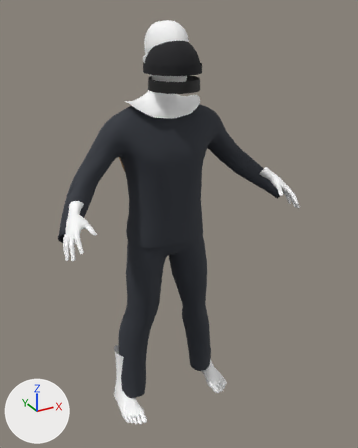
The Blender file Blender/source/thief.blend, before and after one commit.
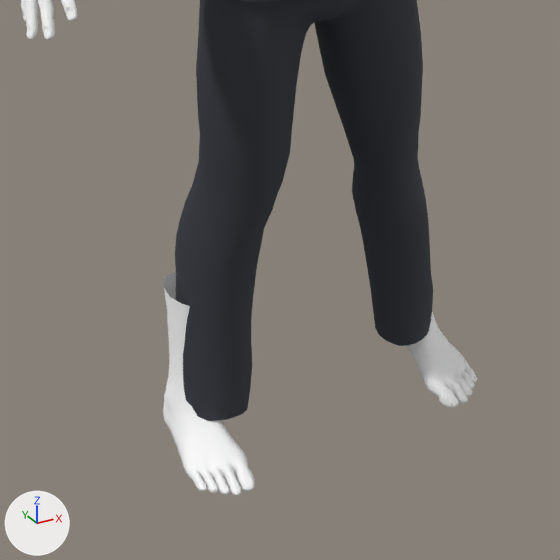
Each version appears first whole from a camera (50 mm lens) standing at (-0.87, -1.728, 1.713) and looking at (0.075, -0.009, 0.853), and next in a close-up on the part from 16% to 72% of the width and 55% to 100% of the height. The lights are fixed; the arrows at lower left show +X, +Y and +Z. The last two pictures show the newer version.

The scene before the commit, as lines of its bpy script (objects in view):
```python
ob_thief = bpy.data.objects.new('Thief', me_thief)
ob_thief.location = (0.0, 0.0, 0.0)
ob_thiefclothes = bpy.data.objects.new('ThiefClothes', me_male_casualsuit02)
ob_thiefclothes.location = (0.0, 0.0, 0.0)
```
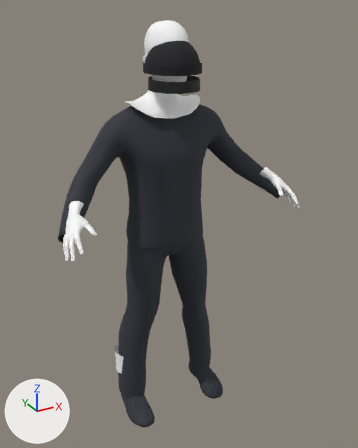
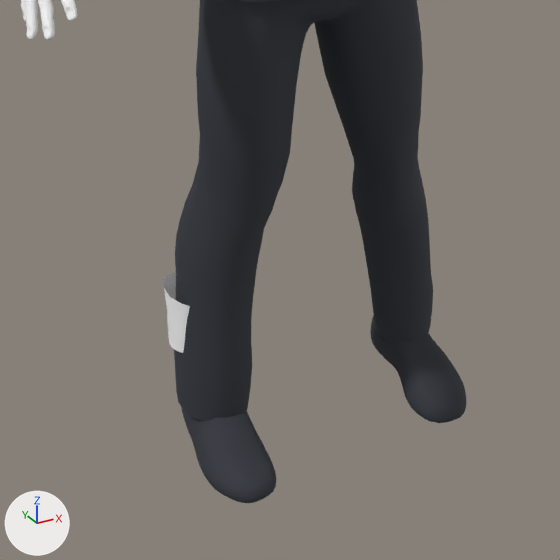
The change, as a list of edits to the scene's bpy script:
```text
Add me_shoes02:
    me_shoes02.from_pydata(...)  # 1594 vertices, 1532 faces; spans x -0.243..0.243, y -0.207..0.048, z -0.016..0.201
    me_shoes02.polygons.foreach_set('use_smooth', [True] * 1532)
    me_shoes02.materials.append(mat_th_cloth)  # dark grey #30343c
Change ob_thief:
    add _m = ob_thief.modifiers.new('Delete.shoes02', 'MASK')
    add _m.vertex_group = 'Delete.shoes02'
    add _m.invert_vertex_group = True
Add ob_thiefclothes_001:
    ob_thiefclothes_001 = bpy.data.objects.new('ThiefClothes.001', me_shoes02)
    ob_thiefclothes_001.location = (0.0, 0.0, 0.0)
```

What differs and where, as boxes [x1, y1, x2, y2] in the close-ups (560 x 560 px):
'Thief', modifiers changed: before [21, 0, 477, 496]; after [21, 0, 428, 353]
'ThiefClothes.001', added: after [181, 315, 466, 503]
